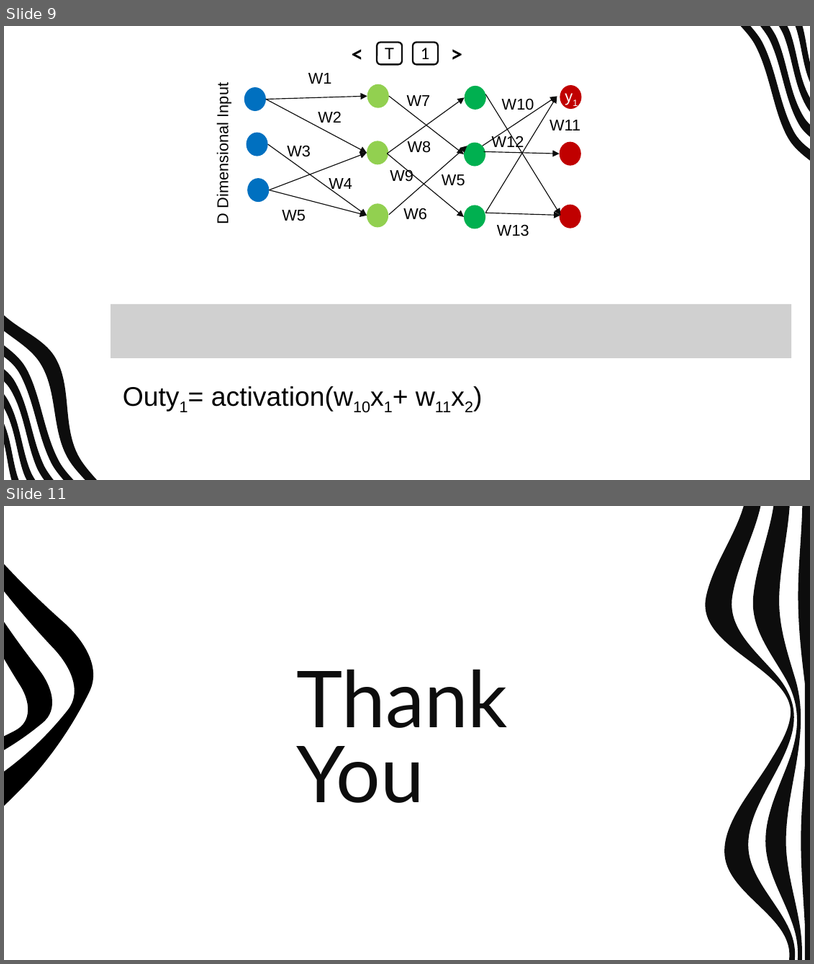
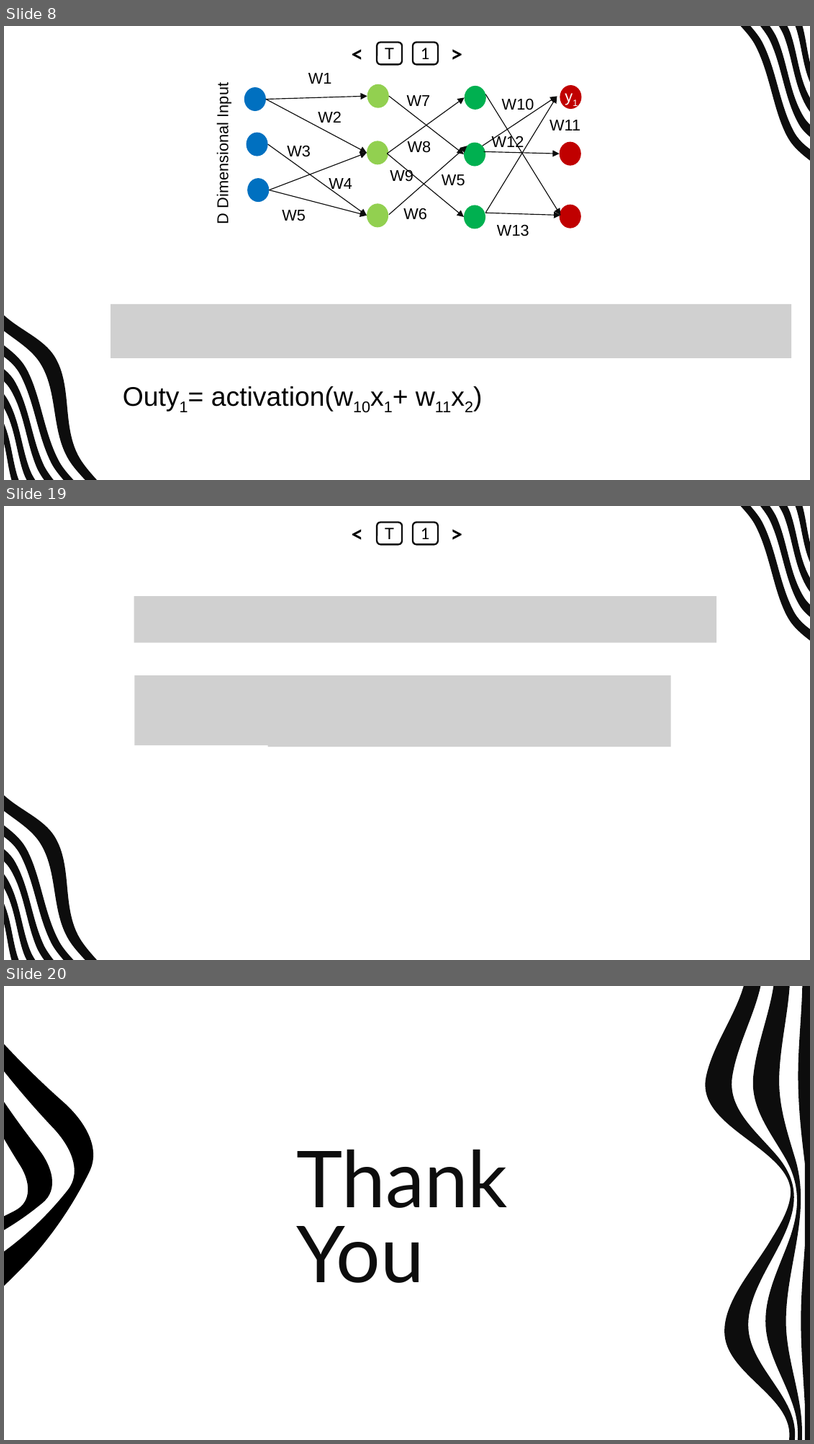
Before and after one commit to abrarhasan3/Green-Uni-All-Academic-Content, a slide deck: CSE 411 Machine Learning/New Slides/ML_CH_11_Back Propagation.pptx. Shown one above the other, each under a label of ours: slides 9 and 11 before the commit, slides 8, 19 and 20 after it; the slides between them are not shown. The pictures are 814x964 and 814x1444 pixels, drawn with LibreOffice and Linux fonts; fonts in the diff are those of the drawing; grey boxes stand for pictures. Boxes give left, top, right and bottom in pixels: in the first picture for what was removed or moved away, otherwise in the second. Text is boxed around its words. In the diff, an @@ line names an element or a change of style, - is before the commit and + after.

```diff
--- a/CSE 411 Machine Learning/New Slides/ML_CH_11_Back Propagation.pptx
+++ b/CSE 411 Machine Learning/New Slides/ML_CH_11_Back Propagation.pptx
@@ slide 19 added at bbox=[4, 506, 810, 960], background #FFFFFF; not listed: 9 template elements that a slide beside it also shows @@
@@ text added at bbox=[345, 522, 370, 545], 20 pt, text #000000, bold @@
+<
@@ rounded rectangle added at bbox=[378, 522, 402, 545], fill #FFFFFF, outline #0D0D0D 1.5 pt, 14 pt, text #000000 @@
+T
@@ rounded rectangle added at bbox=[413, 522, 438, 545], fill #FFFFFF, outline #0D0D0D 1.5 pt, 14 pt, text #000000 @@
+1
@@ text added at bbox=[445, 522, 469, 545], 20 pt, text #000000, bold @@
+>
@@ picture added at bbox=[134, 596, 717, 643] @@
@@ picture added at bbox=[134, 675, 280, 746] @@
@@ picture added at bbox=[268, 675, 671, 746] @@
@@ what was slide 9 is now slide 8 @@
@@ what was slide 11 is now slide 20 @@
```
Also in this commit, not shown: 9 other slides added, 1 slide removed.
